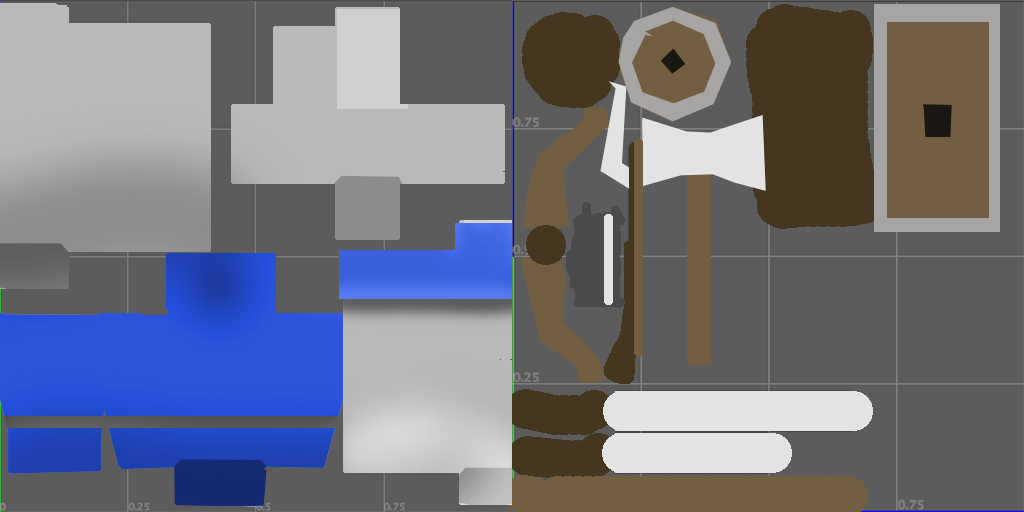
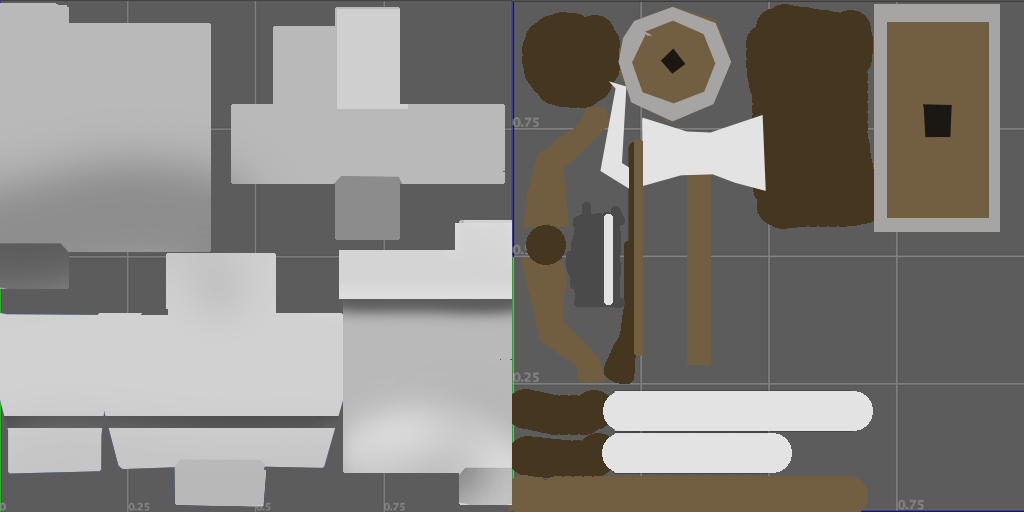
Comparing the layer stacks of the two 1024 × 512 images. Changes:
painted on "Layer 3" over [0, 223, 512, 506]
renamed "Layer 0" to "Background", painted on it over [0, 0, 1024, 512]
